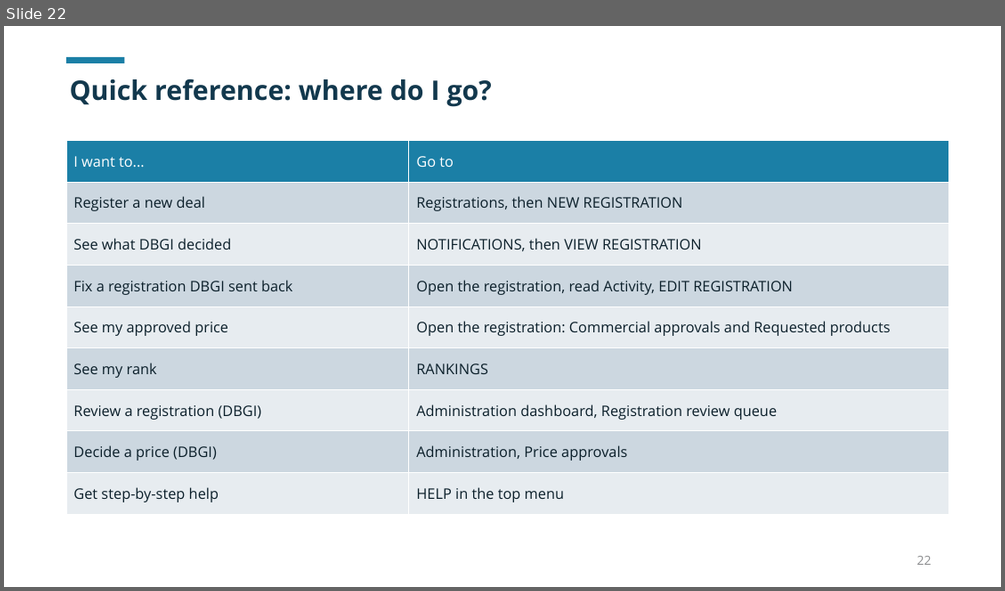
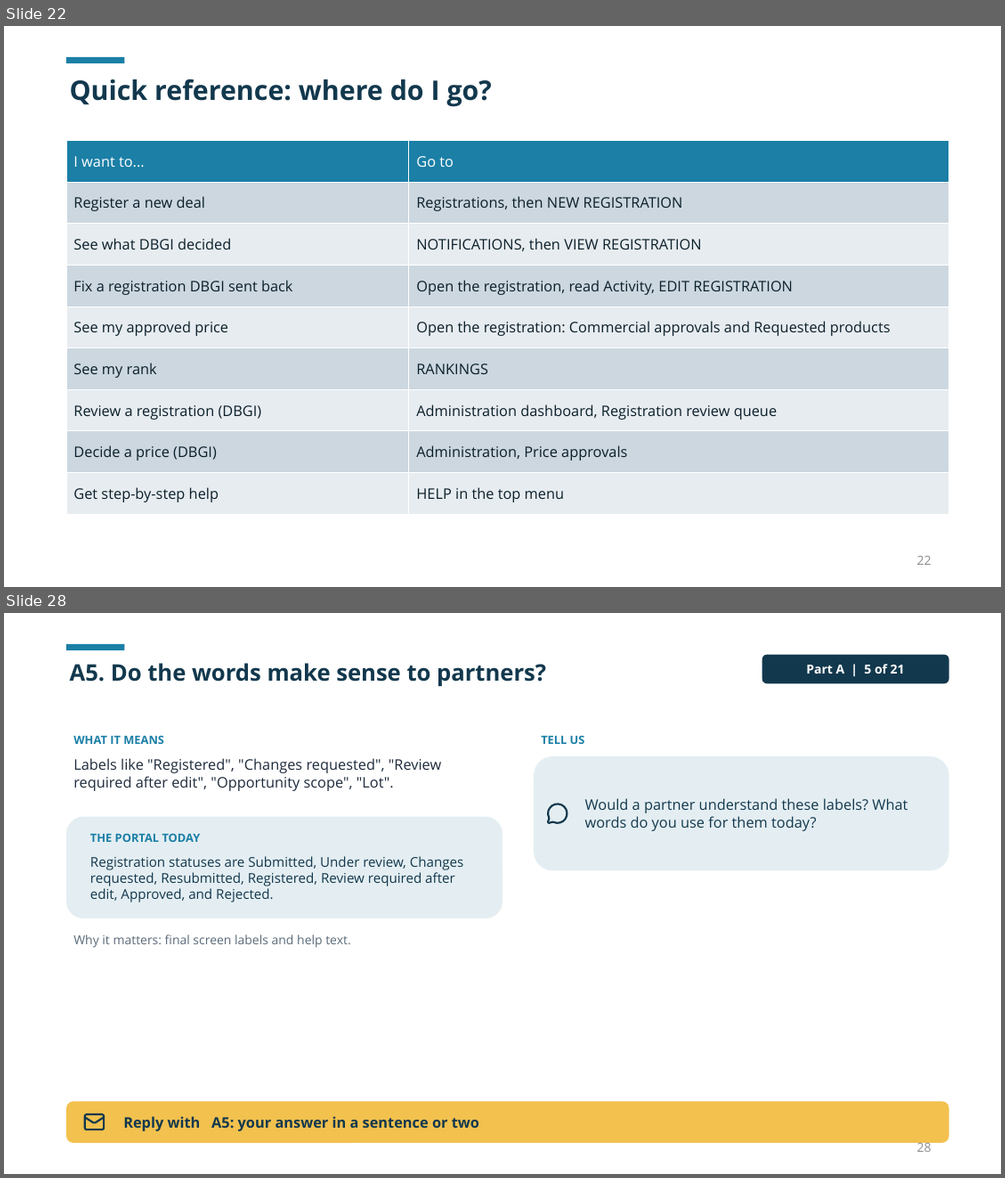
Before and after one commit to dbsuarez/dbgi-deal-registration-portal, a slide deck: docs/guides/Portal User Guide/Using the DBGI Portal.pptx. Shown one above the other, each under a label of ours: slide 22 before the commit, slides 22 and 28 after it; the slides between them are not shown. The pictures are 1005x591 and 1005x1178 pixels, drawn with LibreOffice and Linux fonts; fonts in the diff are those of the drawing. Boxes give left, top, right and bottom in pixels: in the first picture for what was removed or moved away, otherwise in the second. Text is boxed around its words. In the diff, an @@ line names an element or a change of style, - is before the commit and + after.

```diff
--- a/docs/guides/Portal User Guide/Using the DBGI Portal.pptx
+++ b/docs/guides/Portal User Guide/Using the DBGI Portal.pptx
@@ slide 28 added at (4, 613, 1001, 1174), background #FFFFFF @@
@@ rectangle added at (66, 644, 124, 650), fill #1B7FA6 @@
@@ text added at (70, 663, 546, 687), 22 pt, text #12384D, bold @@
+A5. Do the words make sense to partners?
@@ rounded rectangle added at (762, 655, 949, 684), fill #12384D, 12 pt, text #FFFFFF, bold @@
+Part A | 5 of 21
@@ text added at (73, 735, 164, 744), 11 pt, text #1B7FA6, bold @@
+WHAT IT MEANS
@@ text added at (541, 735, 585, 744), 11 pt, text #1B7FA6, bold @@
+TELL US
@@ text added at (73, 758, 441, 791), 14 pt, text #1E2B3C @@
+Labels like "Registered", "Changes requested", "Review required after edit", "Opportunity scope", "Lot".
@@ rounded rectangle added at (534, 756, 949, 871), fill #E4EEF2, 14 pt, text #12384D @@
+Would a partner understand these labels? What words do you use for them today?
@@ rounded rectangle added at (66, 817, 502, 918), fill #E4EEF2 @@
@@ freeform shape added at (546, 803, 569, 826), outline #12384D 1.83 pt @@
@@ text added at (90, 833, 201, 842), 11 pt, text #1B7FA6, bold @@
+THE PORTAL TODAY
@@ text added at (90, 856, 464, 902), 13 pt, text #12384D @@
+Registration statuses are Submitted, Under review, Changes requested, Resubmitted, Registered, Review required after edit, Approved, and Rejected.
@@ text added at (73, 934, 350, 948), 12 pt, text #5B6B7A @@
+Why it matters: final screen labels and help text.
@@ rounded rectangle added at (66, 1102, 949, 1143), fill #F2C14E @@
@@ freeform shape added at (83, 1111, 106, 1134), outline #12384D 1.83 pt @@
@@ text added at (123, 1116, 479, 1131), 14 pt, text #12384D, bold @@
+Reply with A5: your answer in a sentence or two
@@ page number added at (917, 1139, 931, 1151), 12 pt, text #8C8D8E @@
+28
```
Also in this commit, not shown: 1 slide changed, 22 other slides added, 8 other files.
